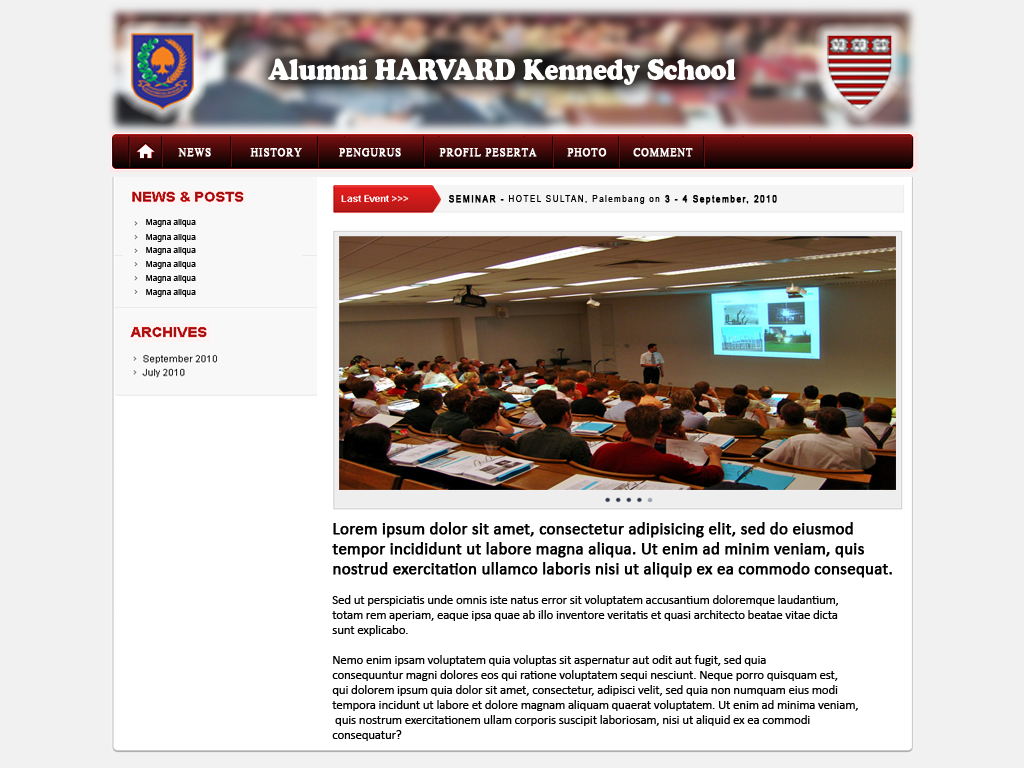
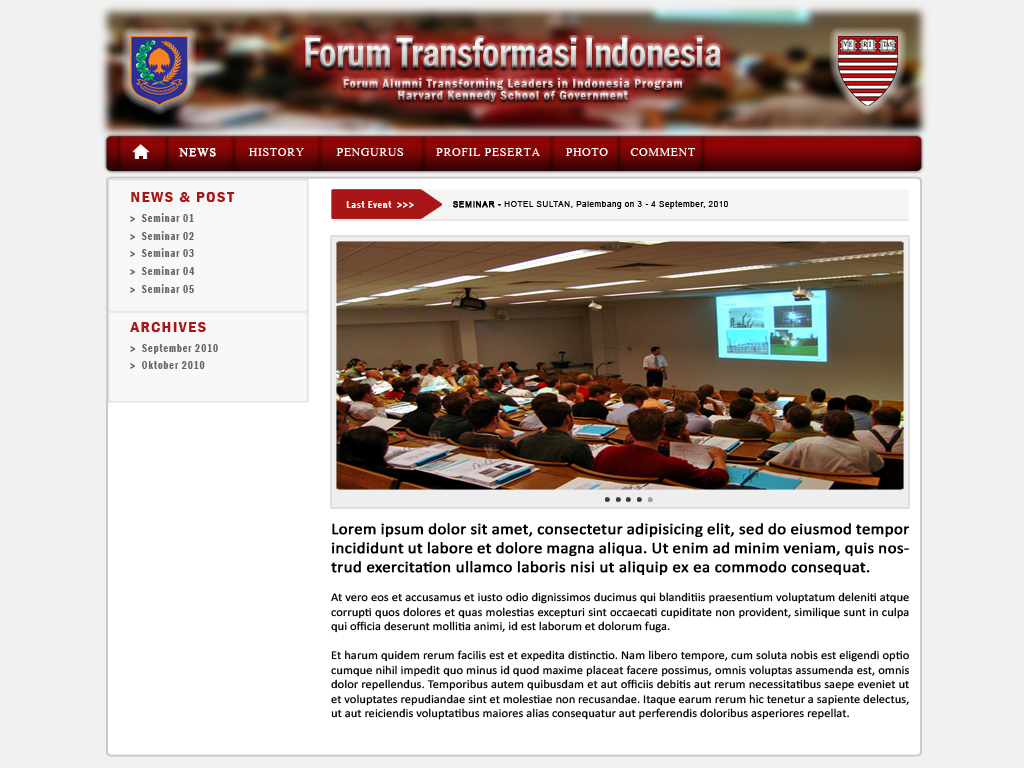
Revision of a layered 1024 x 768 image; what changed, layer by layer:
added group "HEADER" with 10 layers above "MENU ITEM" over [left=98, top=3, right=930, bottom=141]
moved "Depdagri" into group "HEADER" over [left=130, top=30, right=418, bottom=110]
moved "Harvard" into group "HEADER" over [left=588, top=34, right=898, bottom=111]
added layer "Layer 12 copy" in group "HEADER" over [left=98, top=3, right=930, bottom=141]
added group "MENU ITEM" with 17 layers above "OLD LAYER" over [left=106, top=135, right=922, bottom=171]
added layer "Box" (1st of 2, in "MENU ITEM") in group "MENU ITEM" over [left=106, top=136, right=922, bottom=171]
hid "Layer 0", moved it into group "OLD LAYER", painted on it over [left=98, top=3, right=930, bottom=757]
added group "BODY" with 26 layers above "Layer 14" over [left=106, top=176, right=922, bottom=757]
moved "Lorem ipsum dolor sit amet, co" into group "BODY", painted on it over [left=331, top=522, right=910, bottom=741]
added group "NEWS & POST" (1st of 2, in "BODY") with 11 layers in group "BODY" over [left=108, top=179, right=309, bottom=403]
added layer "Box" (2nd of 2, in "BODY" › "NEWS & POST") in group "NEWS & POST" over [left=108, top=179, right=309, bottom=403]
added group "Box Slideshow" (1st of 2, in "BODY") with 7 layers in group "BODY" over [left=330, top=235, right=910, bottom=509]
added layer "Box Slideshow" (2nd of 2, in "BODY" › "Box Slideshow") in group "Box Slideshow" over [left=330, top=235, right=910, bottom=509]
renamed "Layer 12" to "Contoh", moved it into group "Box Slideshow", painted on it over [left=335, top=236, right=905, bottom=493]
added layer "Layer 18" in group "BODY" over [left=106, top=176, right=922, bottom=757]
renamed "Layer 5" to "Layer 14", opacity 90% → 100%, painted on it over [left=98, top=3, right=930, bottom=757]
…and 69 more changes (29 added, 10 painted, 30 removed, 3 renamed, 8 stack)
